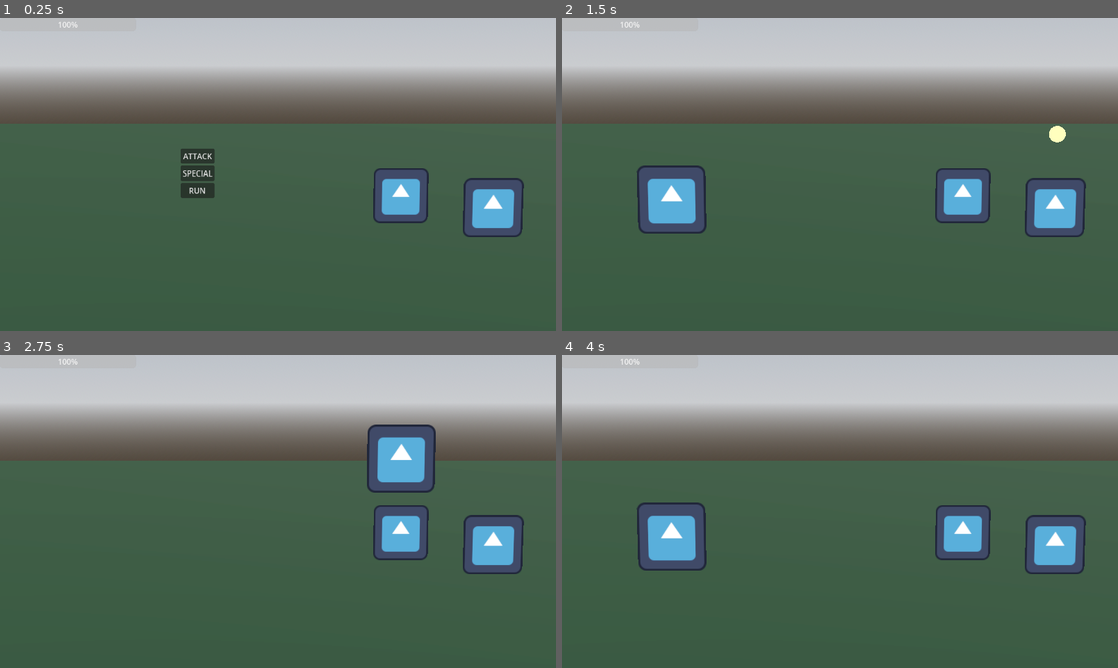
Above: before the commit, frames 1-4 (two rows, left to right).
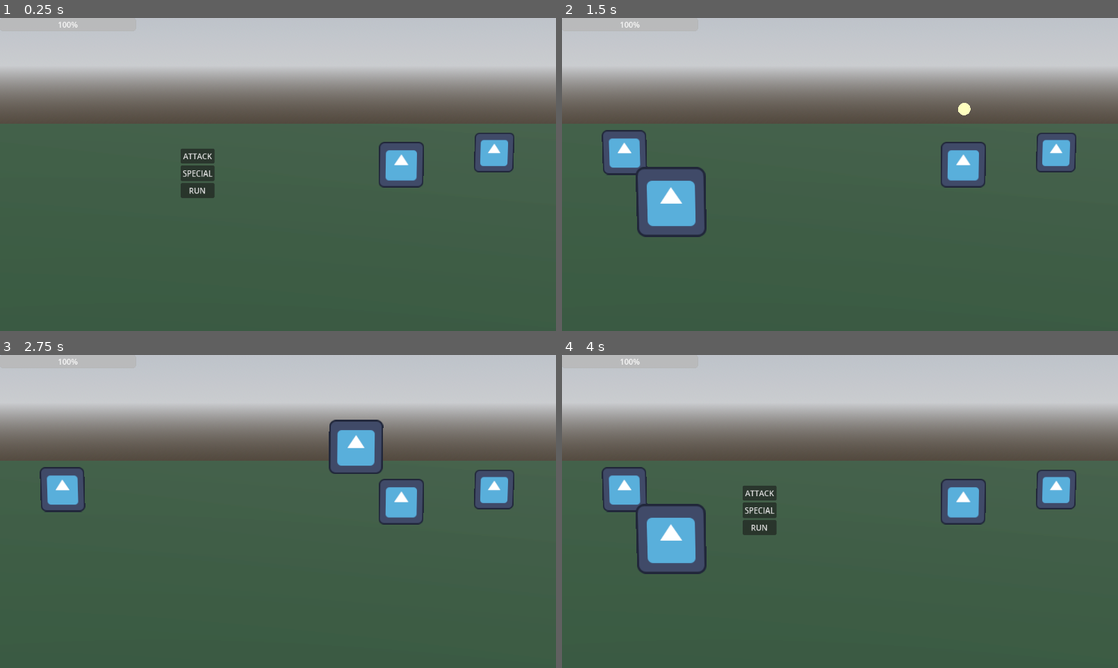
Above: after the commit, the same moments.

Repository: pollution0504/diceGame
Game: Godot game, scene res://Combat/battle_scene.tscn
Two runs of this game, one before a commit and one after it. Both use one fixed random seed, a clock stepped at 60 frames per second and the inputs below. The project has no main scene, so this scene is started directly. The engine's default icon, where the game draws it, is replaced by a stand-in: a white triangle on a blue panel in a dark square.
Inputs:
- Up to frame 1 (0.25 s): no input
- Up to frame 2 (1.5 s): tap Enter (ui_accept) at 0.5, 0.77 s; hold D (right) 0.53-1.25 s; click "ATTACK" at 1.25 s
- Up to frame 3 (2.75 s): tap Enter (ui_accept) at 2, 2.27 s; hold A (left) from 2.03 s (still down)
- Up to frame 4 (4 s): release A (left) at 2.78 s; hold D (right) from 2.78 s (still down); tap Enter (ui_accept) at 3.77 s

The runs differ from the first frame. In frame 1, 5.2% of the frame differs, in the area x 67-95%, y 36-70%; in frame 2, 7.1%; in frame 3, 9.6%, in the area x 7-95%, y 20-70%; in frame 4, 7.8%.

Commit message:
OMG THE TURNS HAVE ALLYS AND THERES MULTIPLE ALLIES AND THEY GET INSTANTATIED FROM PACK SCENES OMG

Diff:
--- a/Combat/battle_ally.gd
+++ b/Combat/battle_ally.gd
@@ -1,2 +1,4 @@
 extends BattleEntity
 class_name BattleAlly
+
+var combat_menu : CombatMenu
--- a/Combat/battle_entity.gd
+++ b/Combat/battle_entity.gd
@@ -90,3 +90,6 @@
 
 func PlayAttackAnimation(target_entity : BattleEntity):
 	return null
+
+func PlayIntroAnimation():
+	return null
--- a/Combat/battle_scene.gd
+++ b/Combat/battle_scene.gd
@@ -9,14 +9,16 @@
 const COMBAT_MENU = preload("uid://dgjar6b8g0n50")
 const CURSOR = preload("uid://bveddx3blonlq")
 
-@export var player : BattlePlayer
-@export var enemies : Array[BattleEnemy]
+@export var battle_entities : Array[PackedScene]
+var allies : Array[BattleAlly]
+var enemies : Array[BattleEnemy]
+
+
 const BELL_TIMER_DURATION := 3.0
 const ENEMY_TURN_DELAY := 1.0
 const CURSOR_HEIGHT_OFFSET := 0.9
 const CURSOR_LERP_DURATION := 0.1
 
-var player_menu
 var selection_cursor : Node3D
 var cursor_tween : Tween
 
@@ -27,15 +29,20 @@
 var is_targeting := false
 var selection_index := 0
 
+var entity_spacing : Vector3 = Vector3(-2,0,2)
+
 func _ready():
 	start_battle_music()
-	player.PlayIntroAnimation()
 	instantiate_entities()
 
 	selection_cursor = CURSOR.instantiate()
 	add_child(selection_cursor)
 	selection_cursor.hide()
 
+	for enemy in enemies:
+		enemy.PlayIntroAnimation()
+	for ally in allies:
+		ally.PlayIntroAnimation()
 	start_battle()
 
 func start_battle_music() -> void:
@@ -48,20 +55,45 @@
 	audio_stream_player_2d.play()
 
 func instantiate_entities():
-	var cm : CombatMenu = COMBAT_MENU.instantiate()
-	add_child(cm)
-	cm.entity = player
-	player_menu = cm
+	for e in battle_entities:
+		var entity = e.instantiate()
+		if entity is BattleAlly:
+			allies.append(entity)
+		elif entity is BattleEnemy:
+			enemies.append(entity)
+		add_child(entity)
+
+
+	var i = 1
+	for ally in allies:
+		#do positioning
+		if i == 1:
+			ally.position += i * entity_spacing + Vector3(0,0.5,0)
+		if i == 2:
+			ally.position += Vector3(-4,0.5,-4)
+
+		i += 1
+
+		var cm : CombatMenu = COMBAT_MENU.instantiate()
+		ally.add_child(cm)
+		#hopefully this doesnt fuck up
+		ally.combat_menu = cm
+		cm.entity = ally
+		cm.hide()
+		ally.combat_menu.attack_pressed.connect(_on_attack_decision)
+		ally.combat_menu.run_pressed.connect(_on_run_decision)
 	# Connect using the callable syntax
+	i = 1
 	for e in enemies:
+		e.position += -1 * i * entity_spacing + Vector3(0,0.5,0)
+		i += 1
 		e.on_death.connect(enemy_death)
-	player_menu.attack_pressed.connect(_on_attack_decision)
-	player_menu.run_pressed.connect(_on_run_decision)
+
 
 
 func start_battle():
 	current_turn = TURNS.ALLIES
-	turn_queue = [player] # Add allies here too
+	turn_queue = allies.duplicate() # Add allies here too
 	advance_turn()
 
 func advance_turn():
@@ -73,7 +105,7 @@
 			turn_queue = enemies.duplicate()
 		else:
 			current_turn = TURNS.ALLIES
-			turn_queue = [player] # Add allies here too
+			turn_queue = allies.duplicate() # Add allies here too
 
 	var current_actor = turn_queue.pop_front()
 
@@ -86,19 +118,17 @@
 	else:
 		await ally_turn(current_actor)
 
-func ally_turn(actor: BattleEntity):
-	print("ally turn")
-	player_menu.show()
+func ally_turn(actor: BattleAlly):
+	print(actor.name," ally turn")
+	actor.combat_menu.show()
 	# The menu will trigger _on_attack_decision via signal
 
 func enemy_turn(actor: BattleEnemy):
 	print("enemy turn")
 	await get_tree().create_timer(ENEMY_TURN_DELAY).timeout # Small pause for "thinking"
-	var target = actor.choose_target([player])
+	var target = actor.choose_target([allies.pick_random()])
 	if target:
 		await actor.Attack(target)
-
-
 		print("ouch")
 	advance_turn()
 
@@ -106,14 +136,13 @@
 	enemies.remove_at(enemies.find(actor))
 	print("DEATH")
 
-func _on_attack_decision(source_entity : BattleEntity):
-	player_menu.hide()
+func _on_attack_decision(source_entity : BattleAlly):
+	source_entity.combat_menu.hide()
 	var target_idx = await get_target_selection()
 
 	if target_idx != -1:
 		var target = enemies[target_idx]
 		await source_entity.Attack(target)
-
 
 	advance_turn()
 
@@ -166,7 +195,7 @@
 func check_battle_over() -> bool:
 	# filter() is a very clean way to check lists!
 	var alive_enemies = enemies.filter(func(e): return e.is_alive())
-	var alive_allies = [player].filter(func(a): return a.is_alive())
+	var alive_allies = allies.filter(func(a): return a.is_alive())
 
 	if alive_enemies.is_empty():
 		print("Victory!")
--- a/Combat/battle_scene.tscn
+++ b/Combat/battle_scene.tscn
@@ -24,10 +24,9 @@
 material = SubResource("StandardMaterial3D_iw0lx")
 size = Vector2(40, 40)
 
-[node name="BattleScene" type="Node3D" unique_id=511297719 node_paths=PackedStringArray("player", "enemies")]
+[node name="BattleScene" type="Node3D" unique_id=511297719]
 script = ExtResource("1_r0pvh")
-player = NodePath("Player")
-enemies = [NodePath("EnemyMinion"), NodePath("EnemyMinion2")]
+battle_entities = Array[PackedScene]([ExtResource("2_hrir6"), ExtResource("2_hrir6"), ExtResource("3_omqys"), ExtResource("3_omqys")])
 
 [node name="DirectionalLight3D" type="DirectionalLight3D" parent="." unique_id=1464599185]
 transform = Transform3D(-0.8660254, -0.43301278, 0.25, 0, 0.49999997, 0.86602545, -0.50000006, 0.75, -0.43301266, 0, 0, 0)
@@ -36,24 +35,12 @@
 environment = SubResource("Environment_omqys")
 
 [node name="Camera3D" type="Camera3D" parent="." unique_id=1749398744]
-transform = Transform3D(1, 0, 0, 0, 0.99258864, 0.12152287, 0, -0.12152287, 0.99258864, 0, 2.096791, 12.3559265)
+transform = Transform3D(1, 0, 0, 0, 0.99258864, 0.12152287, 0, -0.12152287, 0.99258864, -0.006349921, 2.096791, 12.35546)
 fov = 20.0
 
 [node name="MeshInstance3D" type="MeshInstance3D" parent="." unique_id=94951689]
+transform = Transform3D(1, 0, 0, 0, 1, 0, 0, 0, 1, -0.013476372, -0.010877609, 0.011166096)
 mesh = SubResource("PlaneMesh_omqys")
-
-[node name="Player" parent="." unique_id=471347518 instance=ExtResource("2_hrir6")]
-transform = Transform3D(0.4962123, 0, 0.41206592, 0, 0.645, 0, -0.41206592, 0, 0.4962123, -2.0243435, 0.4978546, 1.8053284)
-
-[node name="EnemyMinion" parent="." unique_id=1450971375 node_paths=PackedStringArray("visual_component") instance=ExtResource("3_omqys")]
-transform = Transform3D(0.3331521, 0, -0.46865195, 0, 0.575, 0, 0.46865195, 0, 0.3331521, 2.6465883, 0.36900675, 1.5834628)
-billboard = 2
-visual_component = NodePath(".")
-
-[node name="EnemyMinion2" parent="." unique_id=1198589728 node_paths=PackedStringArray("visual_component") instance=ExtResource("3_omqys")]
-transform = Transform3D(0.5228442, 0, -0.23928848, 0, 0.57500005, 0, 0.23928848, 0, 0.5228442, 1.6465883, 0.36900675, 0.58346283)
-billboard = 2
-visual_component = NodePath(".")
 
 [node name="AudioStreamPlayer2D" type="AudioStreamPlayer2D" parent="." unique_id=1084181741]
 volume_db = -15.509
--- a/Combat/enemy_minion.tscn
+++ b/Combat/enemy_minion.tscn
@@ -8,8 +8,10 @@
 script = ExtResource("3_2h51j")
 metadata/_custom_type_script = "uid://c1wwrehvk76cp"
 
-[node name="EnemyMinion" type="Sprite3D" unique_id=1450971375]
+[node name="EnemyMinion" type="Sprite3D" unique_id=1450971375 node_paths=PackedStringArray("visual_component")]
 transform = Transform3D(0.3331521, 0, -0.46865195, 0, 0.575, 0, 0.46865195, 0, 0.3331521, 0, 0, 0)
+billboard = 2
 texture = ExtResource("1_y3r48")
 script = ExtResource("2_s1ihv")
 stats = SubResource("Resource_4scgs")
+visual_component = NodePath(".")
